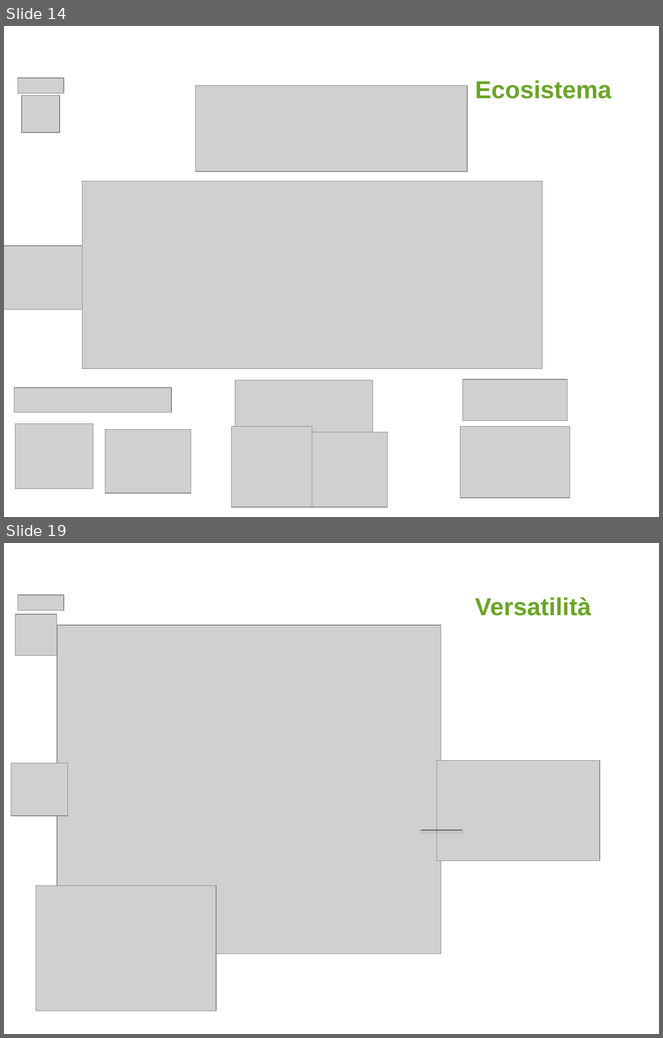
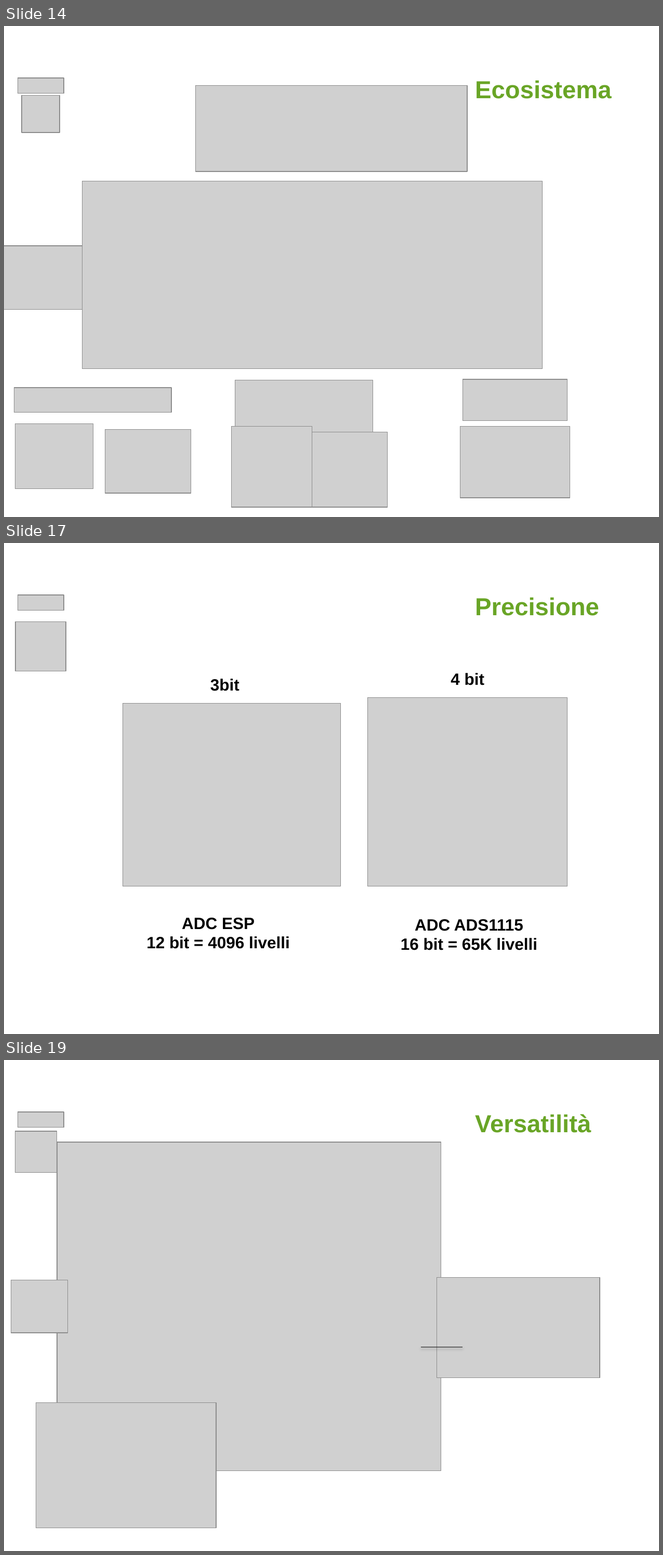
Before and after one commit to AlessioTommasi-supsi/iotProject, a slide deck: docs/tesi/MSE_Master Thesis_Presentation_AlessioTommasi PostIncontro.pptx. Shown one above the other, each under a label of ours: slides 14 and 19 before the commit, slides 14, 17 and 19 after it; the slides between them are not shown. The pictures are 663x1038 and 663x1555 pixels, drawn with LibreOffice and Linux fonts; fonts in the diff are those of the drawing; grey boxes stand for pictures; background and template pictures are left out. Boxes give left, top, right and bottom in pixels: in the first picture for what was removed or moved away, otherwise in the second. Text is boxed around its words. In the diff, an @@ line names an element or a change of style, - is before the commit and + after.

```diff
--- a/docs/tesi/MSE_Master Thesis_Presentation_AlessioTommasi PostIncontro.pptx
+++ b/docs/tesi/MSE_Master Thesis_Presentation_AlessioTommasi PostIncontro.pptx
@@ slide 17 added at (4,543,659,1034), background #FFFFFF @@
@@ picture added at (18,595,64,610) @@
@@ text added at (475,597,599,616), 27 pt, text #69A526, bold @@
+Precisione
@@ picture added at (16,622,66,671) @@
@@ text added at (210,679,240,691), 18 pt, text #000000, bold @@
+3bit
@@ text added at (451,673,484,685), 18 pt, text #000000, bold @@
+4 bit
@@ picture added at (367,697,568,886) @@
@@ picture added at (123,704,340,887) @@
@@ text added at (146,918,290,949), 18 pt, text #000000, bold @@
+ADC ESP
+12 bit = 4096 livelli
@@ text added at (401,919,538,951), 18 pt, text #000000, bold @@
+ADC ADS1115
+16 bit = 65K livelli
```
Also in this commit, not shown: 3 slides changed, 11 other slides added, 10 slides removed, 2 other files.
